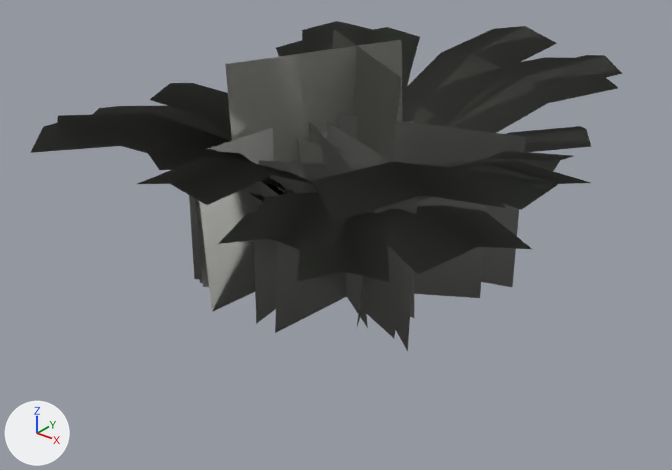
Renders of the glTF model assets/forest_pbr/undergrowth.glb from each side of a commit.
Both versions are drawn from a camera (50 mm lens) standing at (1.165, -1.494, 0.993) and looking at (0.006, -0.047, 0.095). The lights are fixed; the arrows at lower left show +X, +Y and +Z. The first picture is the older version.

Script lines for the objects in view, before the commit:
```python
me_fern_c = bpy.data.meshes.new('fern_c')
me_fern_c.from_pydata(...)  # 120 vertices, 128 faces; spans x -0.583..0.574, y -0.549..0.528, z 0.0..0.445
me_fern_c.materials.append(mat_undergrowth)
me_grass_d = bpy.data.meshes.new('grass_d')
me_grass_d.from_pydata(...)  # 12 vertices, 6 faces; spans x -0.294..0.266, y -0.296..0.293, z -0.02..0.325
me_grass_d.materials.append(mat_undergrowth)
me_stalks_a = bpy.data.meshes.new('stalks_a')
me_stalks_a.from_pydata(...)  # 8 vertices, 4 faces; spans x -0.208..0.169, y -0.205..0.198, z -0.02..0.481
me_stalks_a.materials.append(mat_undergrowth)
ob_fern_c = bpy.data.objects.new('fern_c', me_fern_c)
ob_fern_c.location = (0.0, 0.0, 0.0)
ob_grass_d = bpy.data.objects.new('grass_d', me_grass_d)
ob_grass_d.location = (0.0, 0.0, 0.0)
ob_stalks_a = bpy.data.objects.new('stalks_a', me_stalks_a)
ob_stalks_a.location = (0.0, 0.0, 0.0)
# also in view: 'grass_b' at (0.039, 0.009, 0.16); 'fern_b' at (-0.045, 0.013, 0.213); 'grass_a' at (-0.033, 0.001, 0.157); 'fern_a' at (-0.038, 0.065, 0.229); 'grass_c' at (-0.051, 0.039, 0.141)
```
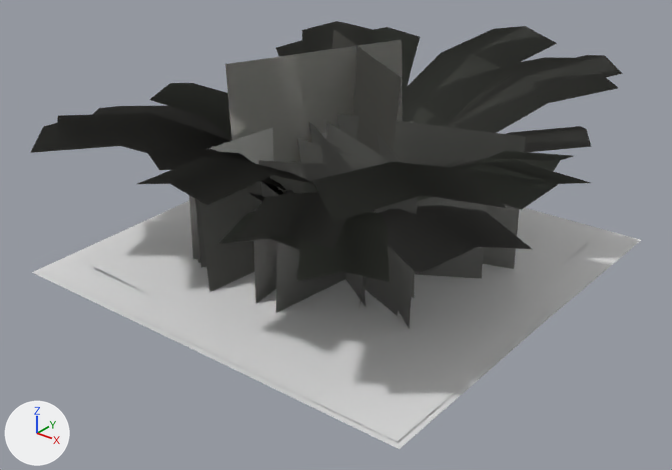
Changed parts and their boxes (x1, y1, x2, y2) in the pictures (672 x 470 px):
```json
{"object": "litter_a", "change": "added", "after": [39, 208, 570, 442]}
{"object": "litter_b", "change": "added", "after": [32, 201, 641, 449]}
{"object": "litter_d", "change": "added", "after": [89, 220, 591, 305]}
{"object": "litter_c", "change": "added", "after": [168, 221, 582, 270]}
```

Edits to the scene script, one JSON object a line:
```json
{"op": "add", "block": "me_litter_d", "code": ["me_litter_d = bpy.data.meshes.new('litter_d')", "me_litter_d.from_pydata(...)  # 9 vertices, 8 faces; spans x -0.406..0.406, y -0.406..0.406, z 0.02..0.034", "me_litter_d.materials.append(mat_undergrowth)"]}
{"op": "add", "block": "me_litter_c", "code": ["me_litter_c = bpy.data.meshes.new('litter_c')", "me_litter_c.from_pydata(...)  # 9 vertices, 8 faces; spans x -0.391..0.391, y -0.391..0.391, z 0.018..0.034", "me_litter_c.materials.append(mat_undergrowth)"]}
{"op": "add", "block": "me_litter_b", "code": ["me_litter_b = bpy.data.meshes.new('litter_b')", "me_litter_b.from_pydata(...)  # 9 vertices, 8 faces; spans x -0.495..0.495, y -0.495..0.495, z 0.02..0.032", "me_litter_b.materials.append(mat_undergrowth)"]}
{"op": "add", "block": "me_litter_a", "code": ["me_litter_a = bpy.data.meshes.new('litter_a')", "me_litter_a.from_pydata(...)  # 9 vertices, 8 faces; spans x -0.484..0.484, y -0.484..0.484, z 0.018..0.034", "me_litter_a.materials.append(mat_undergrowth)"]}
{"op": "add", "block": "ob_litter_d", "code": ["ob_litter_d = bpy.data.objects.new('litter_d', me_litter_d)", "ob_litter_d.location = (0.0, 0.0, 0.0)"]}
{"op": "add", "block": "ob_litter_c", "code": ["ob_litter_c = bpy.data.objects.new('litter_c', me_litter_c)", "ob_litter_c.location = (0.0, 0.0, 0.0)"]}
{"op": "add", "block": "ob_litter_b", "code": ["ob_litter_b = bpy.data.objects.new('litter_b', me_litter_b)", "ob_litter_b.location = (0.0, 0.0, 0.0)"]}
{"op": "add", "block": "ob_litter_a", "code": ["ob_litter_a = bpy.data.objects.new('litter_a', me_litter_a)", "ob_litter_a.location = (0.0, 0.0, 0.0)"]}
```
